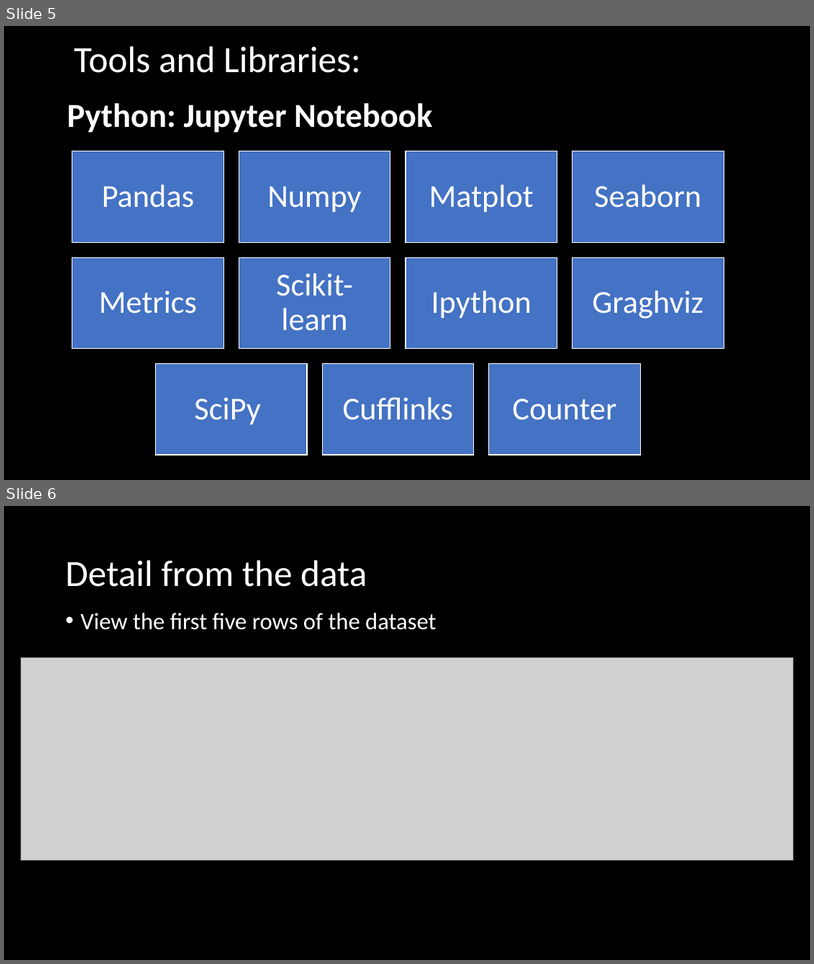
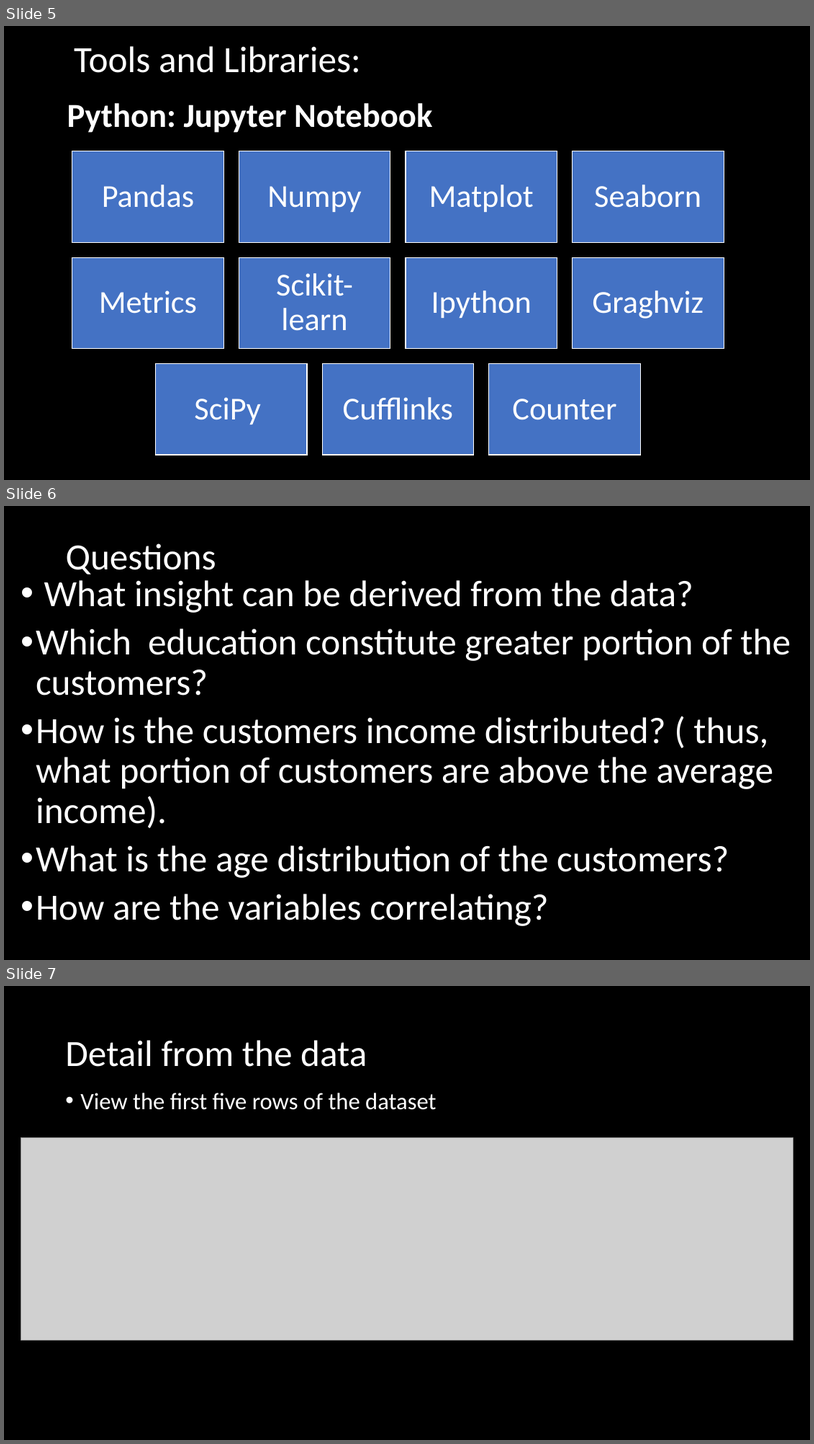
Before and after one commit to BubutorCorbanEnam/BANK-PERSONAL-LOAN-MODELLING-DigiCap-Capstone-Project-, a slide deck: Digicap presentation.pptx. Shown one above the other, each under a label of ours: slides 5 and 6 before the commit, slides 5, 6 and 7 after it. The pictures are 814x964 and 814x1444 pixels, drawn with LibreOffice and Linux fonts; fonts in the diff are those of the drawing; grey boxes stand for pictures. Boxes give left, top, right and bottom in pixels: in the first picture for what was removed or moved away, otherwise in the second. Text is boxed around its words. In the diff, an @@ line names an element or a change of style, - is before the commit and + after.

```diff
--- a/Digicap presentation.pptx
+++ b/Digicap presentation.pptx
@@ slide 6 added at [4, 506, 810, 960], background #000000 @@
@@ title added at [66, 543, 216, 574], 44 pt, text #FFFFFF @@
+Questions
@@ text added at [36, 580, 791, 926], 44 pt, text #FFFFFF @@
+• What insight can be derived from the data?
+• Which education constitute greater portion of the customers?
+• How is the customers income distributed? ( thus, what portion of customers are above the average income).
+• What is the age distribution of the customers?
+• How are the variables correlating?
@@ what was slide 6 is now slide 7 @@
```
Also in this commit, not shown: 1 slide changed, 7 other slides added, 2 slides removed.
